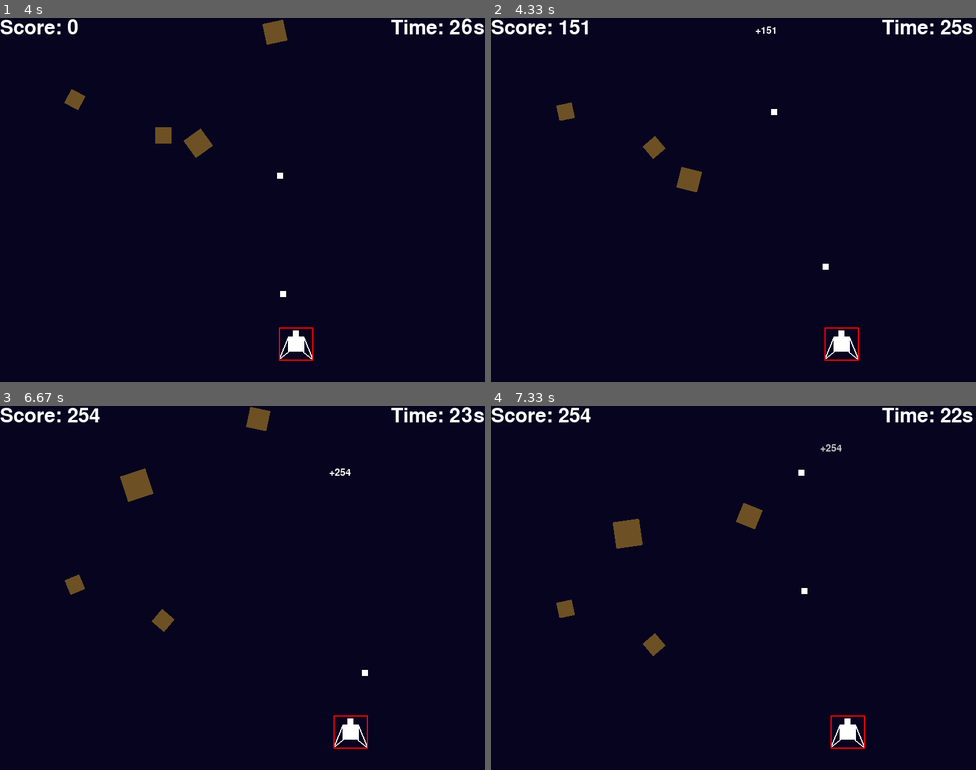
Above: before the commit, frames 1-4 (two rows, left to right).
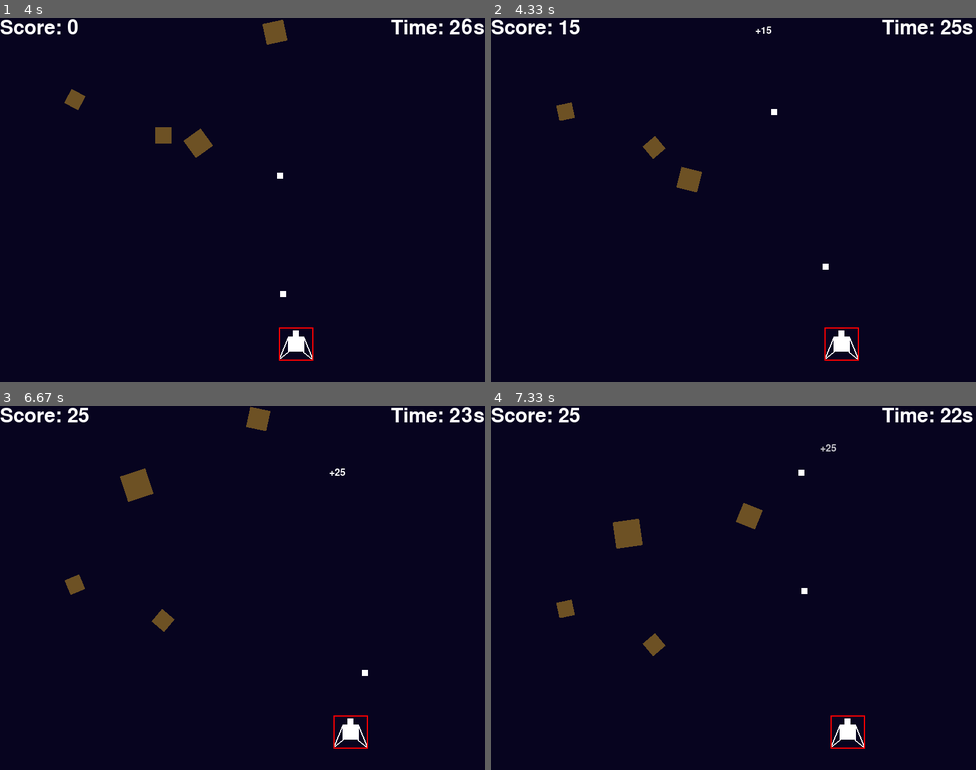
Above: after the commit, the same moments.

Repository: gnikkoch96/pygame-projects
Game: pygame game, started from test_game/shootemup_game/main.py
Same seed, same stepped clock (60 frames per second), same inputs: the game is played once before the commit and once after it.
Inputs:
- Up to frame 1 (4 s): tap Space at 0.33, 0.73, 1.03, 1.23, 1.53, 1.73, 2.03, 2.3, 2.6, 2.73, 3.03, 3.4, 3.7, 3.9 s; hold Right 0.67-1.13 s; hold Right 1.17-1.63 s; hold Left 1.67-2.2 s; hold Left 2.23-2.63 s; hold Right 2.67-3.3 s; hold Left 3.33-3.8 s; hold Right from 3.83 s (still down)
- Up to frame 2 (4.33 s): tap Space at 4.2 s; release Right at 4.3 s
- Up to frame 3 (6.67 s): hold Right 4.33-4.8 s; tap Space at 4.4, 4.7, 4.9, 5.2, 5.47, 5.77, 5.9, 6.2, 6.57 s; hold Left 4.83-5.37 s; hold Left 5.4-5.8 s; hold Right 5.83-6.47 s; hold Left from 6.5 s (still down)
- Up to frame 4 (7.33 s): tap Space at 6.87, 7.07 s; release Left at 6.97 s; hold Right from 7 s (still down)

Frame 1 is identical in both runs. In frame 2, less than 0.1% of the frame differs, in the area x 18-59%, y 0-5%; in frame 3, less than 0.1%, in the area x 18-73%, y 0-20%; in frame 4, less than 0.1%.

Commit message:
refactor: balanced score multiplier

Diff:
--- a/test_game/shootemup_game/main.py
+++ b/test_game/shootemup_game/main.py
@@ -77,7 +77,7 @@
                 meteor.is_alive = False
 
                 # update score
-                score += max(1, int(meteor_pool.meteor_max_size / meteor.width * 100))
+                score += max(1, int(meteor_pool.meteor_max_size / meteor.width * 10))
 
                 # add animation earned
                 text_animations.append({
